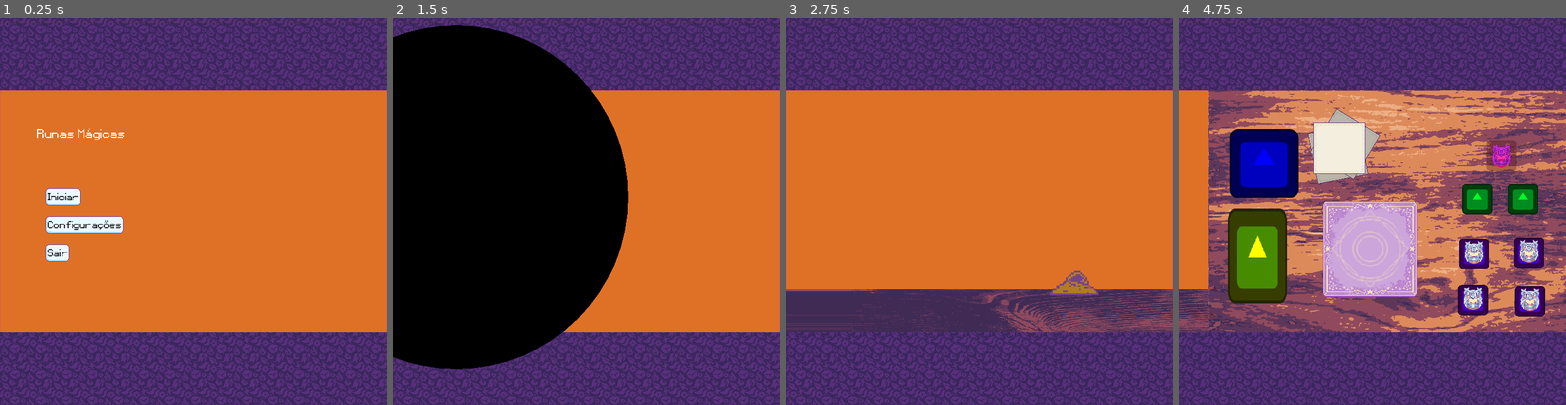
Above: before the commit, frames 1-4 (left to right).
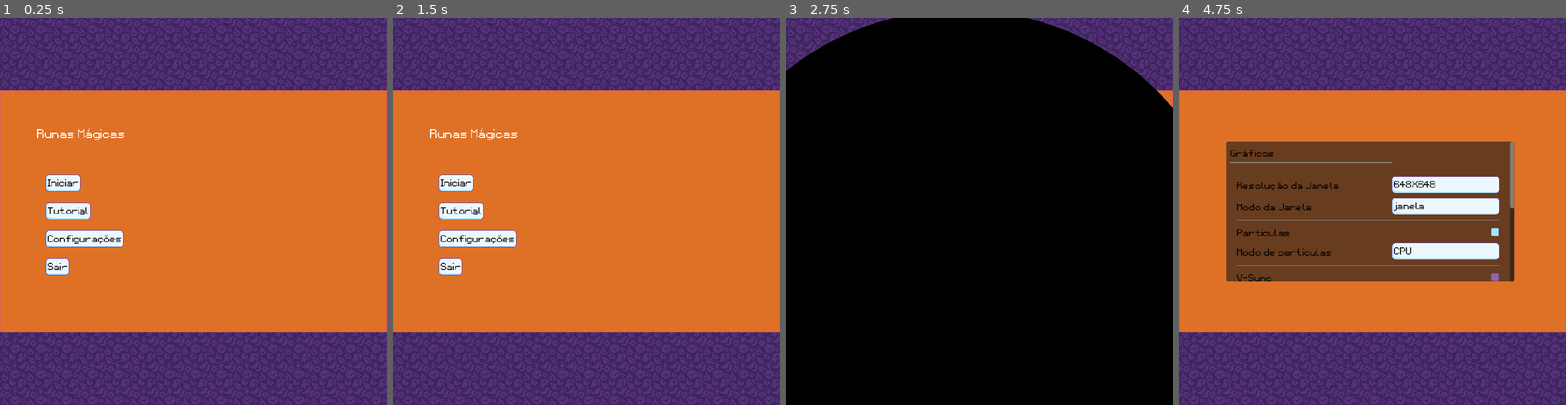
Above: after the commit, the same moments.

Repository: luankaike-code/felpo-jam-2026
Game: Godot game, scene res://scenes/screens/root_game.tscn
Two runs of this game, one before a commit and one after it. Both use one fixed random seed, a clock stepped at 60 frames per second and the inputs below. The engine's default icon, where the game draws it, is replaced by a stand-in: a white triangle on a blue panel in a dark square.
Inputs (mouse positions are in pixels of both pictures, inside the frame that each line leads up to):
- Up to frame 1 (0.25 s): no input
- Up to frame 2 (1.5 s): tap Enter (ui_accept) at 0.5, 0.6, 0.77, 1.07 s; move the mouse to (671, 192) at 0.52 s; click (671, 192) at 0.67 s; click (454, 196) at 1.27 s
- Up to frame 3 (2.75 s): drag from (902, 230) to (960, 288) at 2.02 s
- Up to frame 4 (4.75 s): move the mouse to (1411, 126) at 2.77 s; tap Enter (ui_accept) at 2.85, 3.5, 4.25, 4.35, 4.52 s; click (1411, 126) at 2.92 s; drag from (1229, 257) to (1446, 199) at 3.52 s; move the mouse to (1488, 269) at 4.27 s; click (1488, 269) at 4.42 s

The runs differ from the first frame. In frame 1, 3.0% of the frame differs, in the area x 11-32%, y 40-67%; in frame 2, 45%; in frame 3, 95%, in the area x 0-100%, y 0-100%; in frame 4, 79%.

Commit message:
Create base to a future tutorial

Diff:
--- a/felpojam-2026-game-code/scenes/entitys/stamp.tscn
+++ b/felpojam-2026-game-code/scenes/entitys/stamp.tscn
@@ -18,7 +18,6 @@
 
 [node name="Sprite" type="Sprite2D" parent="." unique_id=251825953]
 position = Vector2(0, -3)
-scale = Vector2(0.5, 0.5)
 texture = ExtResource("2_0v15b")
 
 [node name="CollisionShape2D" type="CollisionShape2D" parent="." unique_id=1632221205]
--- a/felpojam-2026-game-code/scenes/locals/craft_local.tscn
+++ b/felpojam-2026-game-code/scenes/locals/craft_local.tscn
@@ -14,7 +14,7 @@
 [node name="CraftLocal" unique_id=564590170 instance=ExtResource("1_umv4u")]
 script = ExtResource("2_xt3nh")
 
-[node name="Icon" parent="." index="1" unique_id=1443372050]
+[node name="Bg" parent="." index="1" unique_id=1443372050]
 texture_repeat = 2
 texture = ExtResource("10_wwimg")
 region_enabled = true
@@ -28,10 +28,10 @@
 position = Vector2(-116, -119)
 
 [node name="InkStand" parent="." index="4" unique_id=920137688 instance=ExtResource("2_00w25")]
-position = Vector2(225, -23)
+position = Vector2(217, -157)
 
 [node name="InkStand2" parent="." index="5" unique_id=1137657733 instance=ExtResource("2_00w25")]
-position = Vector2(140, -23)
+position = Vector2(132, -157)
 
 [node name="RunesBook" parent="." index="6" unique_id=1322508017 instance=ExtResource("4_t3eoa")]
 position = Vector2(-269, 83)
@@ -49,10 +49,17 @@
 position = Vector2(236, 77)
 rune_name = 1
 
-[node name="Stamp3" parent="." index="11" unique_id=2122770798 instance=ExtResource("8_edtm0")]
+[node name="Stamp5" parent="." index="11" unique_id=539662780 instance=ExtResource("8_edtm0")]
+position = Vector2(133, -4)
+
+[node name="Stamp6" parent="." index="12" unique_id=798498775 instance=ExtResource("8_edtm0")]
+position = Vector2(235, -6)
+rune_name = 1
+
+[node name="Stamp3" parent="." index="13" unique_id=2122770798 instance=ExtResource("8_edtm0")]
 position = Vector2(132, 165)
 rune_name = 2
 
-[node name="Stamp4" parent="." index="12" unique_id=1582331971 instance=ExtResource("8_edtm0")]
+[node name="Stamp4" parent="." index="14" unique_id=1582331971 instance=ExtResource("8_edtm0")]
 position = Vector2(238, 167)
 rune_name = 3
--- a/felpojam-2026-game-code/scenes/locals/local.tscn
+++ b/felpojam-2026-game-code/scenes/locals/local.tscn
@@ -15,7 +15,7 @@
 region_enabled = true
 region_rect = Rect2(0, 0, 720, 480)
 
-[node name="Icon" type="Sprite2D" parent="." unique_id=1443372050]
+[node name="Bg" type="Sprite2D" parent="." unique_id=1443372050]
 z_index = -4000
 texture = ExtResource("2_tbocu")
 
--- a/felpojam-2026-game-code/scenes/screens/menu.tscn
+++ b/felpojam-2026-game-code/scenes/screens/menu.tscn
@@ -63,7 +63,12 @@
 size_flags_horizontal = 0
 text = "Iniciar"
 
-[node name="ConfigurationBtn" parent="Control/MarginContainer/VBoxContainer2/MarginContainer/VBoxContainer" unique_id=1657631145 instance=ExtResource("2_5qq83")]
+[node name="Tutorial" parent="Control/MarginContainer/VBoxContainer2/MarginContainer/VBoxContainer" unique_id=1657631145 instance=ExtResource("2_5qq83")]
+layout_mode = 2
+size_flags_horizontal = 0
+text = "Tutorial"
+
+[node name="ConfigurationBtn" parent="Control/MarginContainer/VBoxContainer2/MarginContainer/VBoxContainer" unique_id=2040748149 instance=ExtResource("2_5qq83")]
 layout_mode = 2
 size_flags_horizontal = 0
 text = "Configurações"
--- /dev/null
+++ b/felpojam-2026-game-code/scenes/screens/tutorial.tscn
@@ -0,0 +1,52 @@
+[gd_scene format=3 uid="uid://c2edwa3dfa3s1"]
+
+[ext_resource type="Script" uid="uid://djoo3m24qly77" path="res://scripts/screens/tutorial.gd" id="1_hkmfp"]
+[ext_resource type="PackedScene" uid="uid://d05in2yrkn5mk" path="res://scenes/locals/local.tscn" id="2_2y6gk"]
+[ext_resource type="Texture2D" uid="uid://ds56xecvrsf44" path="res://assets/images/table.png" id="3_2h4tw"]
+[ext_resource type="Texture2D" uid="uid://b0hsi3ltxhoua" path="res://assets/images/wood.png" id="4_yx86u"]
+[ext_resource type="Texture2D" uid="uid://clqd6hl8bsjwy" path="res://assets/images/carpet.png" id="5_2pmk5"]
+[ext_resource type="PackedScene" uid="uid://cj4k5fngr2dev" path="res://scenes/entitys/stack_papers.tscn" id="6_1vsev"]
+[ext_resource type="PackedScene" uid="uid://cccp0nbwda3rg" path="res://scenes/entitys/ink_stand.tscn" id="7_8wpgk"]
+[ext_resource type="PackedScene" uid="uid://bwhvvkj40wdmv" path="res://scenes/entitys/dropper.tscn" id="8_830j8"]
+[ext_resource type="PackedScene" uid="uid://ftl38bpii8ag" path="res://scenes/entitys/stamp.tscn" id="9_6oe0h"]
+[ext_resource type="PackedScene" uid="uid://c3lqkcqrxakfj" path="res://scenes/entitys/runes_book.tscn" id="10_1vsev"]
+
+[node name="Tutorial" type="Node2D" unique_id=1632460734]
+script = ExtResource("1_hkmfp")
+metadata/_custom_type_script = "uid://d0vm1uhnct55o"
+
+[node name="ClientLocal" parent="." unique_id=1423880516 instance=ExtResource("2_2y6gk")]
+
+[node name="Table" type="Sprite2D" parent="ClientLocal" unique_id=574937759]
+position = Vector2(0, 185)
+rotation = 3.1415927
+texture = ExtResource("3_2h4tw")
+region_enabled = true
+region_rect = Rect2(0, 0, 720, 80)
+
+[node name="CraftLocal" parent="." unique_id=242342429 instance=ExtResource("2_2y6gk")]
+position = Vector2(720, 0)
+bg_texture = ExtResource("4_yx86u")
+
+[node name="Carpet" type="Sprite2D" parent="CraftLocal" unique_id=1855716032]
+position = Vector2(50, 35)
+texture = ExtResource("5_2pmk5")
+
+[node name="StackPapers" parent="CraftLocal" unique_id=117007281 instance=ExtResource("6_1vsev")]
+position = Vector2(-236, -103)
+
+[node name="InkStand2" parent="CraftLocal" unique_id=920137688 instance=ExtResource("7_8wpgk")]
+position = Vector2(251, -117)
+
+[node name="Dropper" parent="CraftLocal" unique_id=392739461 instance=ExtResource("8_830j8")]
+position = Vector2(295, 115)
+
+[node name="Stamp" parent="CraftLocal" unique_id=769955536 instance=ExtResource("9_6oe0h")]
+position = Vector2(298, -37)
+
+[node name="Stamp2" parent="CraftLocal" unique_id=1009167012 instance=ExtResource("9_6oe0h")]
+position = Vector2(297, 42)
+rune_name = 1
+
+[node name="RunesBook" parent="CraftLocal" unique_id=1322508017 instance=ExtResource("10_1vsev")]
+position = Vector2(-240, 108)
--- a/felpojam-2026-game-code/scripts/data/screen_data.gd
+++ b/felpojam-2026-game-code/scripts/data/screen_data.gd
@@ -3,11 +3,13 @@
 enum names {
 	menu,
 	game,
-	configurations
+	configurations,
+	tutorial
 }
 
 static var packeds: Dictionary[names, PackedScene] = {
 	names.menu: preload("res://scenes/screens/menu.tscn"),
 	names.game: preload("res://scenes/screens/game.tscn"),
-	names.configurations: preload("res://scenes/screens/configurations.tscn")
+	names.configurations: preload("res://scenes/screens/configurations.tscn"),
+	names.tutorial: preload("res://scenes/screens/tutorial.tscn")
 }
--- a/felpojam-2026-game-code/scripts/local.gd
+++ b/felpojam-2026-game-code/scripts/local.gd
@@ -1,4 +1,7 @@
 class_name Local extends Node2D
+
+@export var bg_texture: CompressedTexture2D = preload("res://assets/images/bg_teste.png")
+@onready var bg: Sprite2D = $Bg
 
 @warning_ignore("unused_signal")
 signal open_pop_up(pop_up_scene: PopUp)
@@ -7,3 +10,4 @@
 	for child in get_children():
 		if child is Draggable:
 			child.spawn_node.connect(add_child)
+	bg.texture = bg_texture
--- a/felpojam-2026-game-code/scripts/screens/menu.gd
+++ b/felpojam-2026-game-code/scripts/screens/menu.gd
@@ -3,15 +3,22 @@
 @onready var start_btn := $Control/MarginContainer/VBoxContainer2/MarginContainer/VBoxContainer/StartBtn as SpriteButton
 @onready var configuration_btn := $Control/MarginContainer/VBoxContainer2/MarginContainer/VBoxContainer/ConfigurationBtn as SpriteButton
 @onready var quit_btn := $Control/MarginContainer/VBoxContainer2/MarginContainer/VBoxContainer/QuitBtn as SpriteButton
+@onready var tutorial_btn: SpriteButton = $Control/MarginContainer/VBoxContainer2/MarginContainer/VBoxContainer/Tutorial
 
 var music: SoundPlayer
 
 func _ready() -> void:
 	camera.global_position = global_position
+
 	start_btn.button_up.connect(to_game)
 	configuration_btn.button_up.connect(to_configurations)
 	quit_btn.button_up.connect(quit.emit)
+	tutorial_btn.button_up.connect(to_tutorial)
+
 	play_music.emit(SoundData.names.menu_music)
+
+func to_tutorial():
+	change_screen.emit(ScreenData.names.tutorial)
 
 func to_configurations():
 	change_screen.emit(ScreenData.names.configurations)
--- /dev/null
+++ b/felpojam-2026-game-code/scripts/screens/tutorial.gd
@@ -0,0 +1,24 @@
+extends Screen
+
+@onready var locals := [$ClientLocal, $CraftLocal]
+var current_local_index := 1
+
+func _ready() -> void:
+	camera.global_position = locals[current_local_index].global_position
+	disable_nodes($CraftLocal.get_children())
+
+func _unhandled_input(event: InputEvent) -> void:
+	if Input.is_action_just_pressed("ui_accept"):
+		current_local_index += 1
+		current_local_index %= locals.size()
+		camera.to(locals[current_local_index])
+
+func disable_nodes(nodes: Array):
+	for node in nodes:
+		if !node is Node2D:
+			return
+
+		if node is Draggable:
+			node.is_draggable = false
+		else:
+			disable_nodes(node.get_children())
Not shown, added: felpojam-2026-game-code/scripts/screens/tutorial.gd.uid
